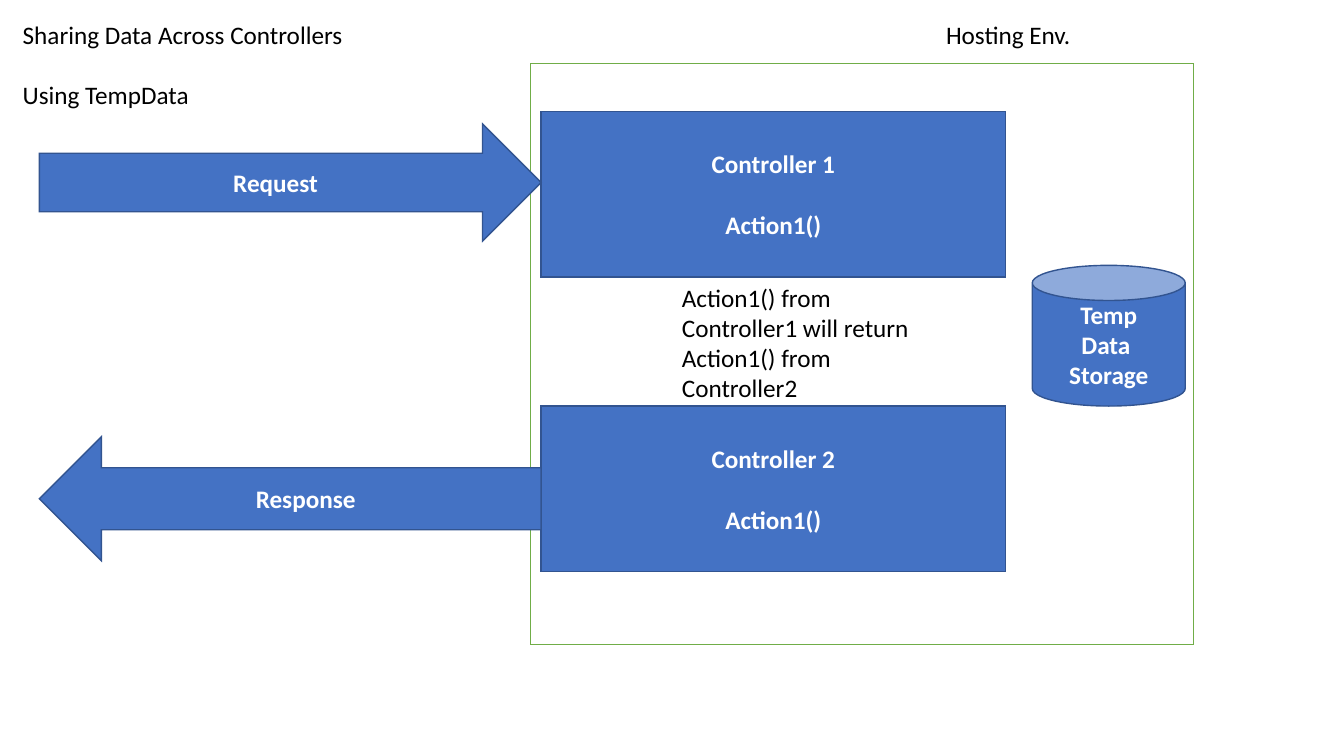
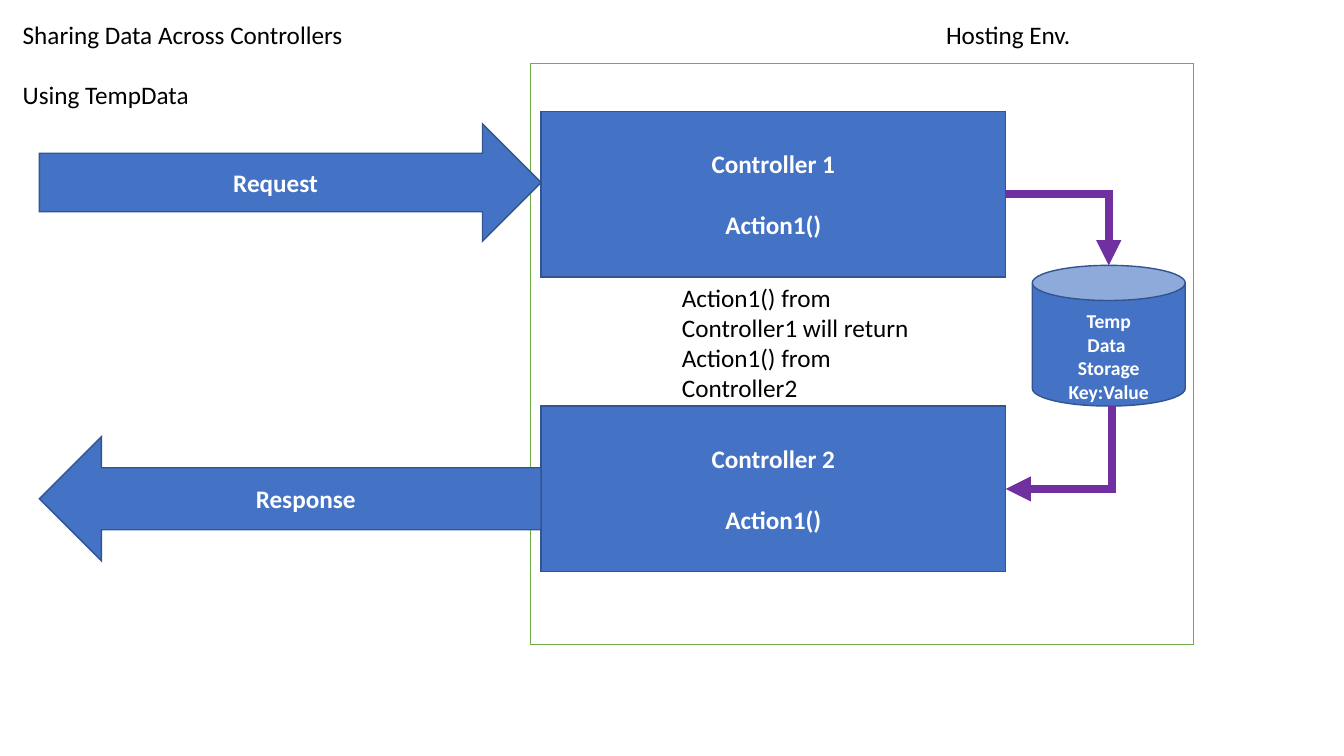
Before and after one commit to maheshsabnis/mbaspnetcore, a slide deck: slide 22 of mbaspnetcore6/MB_Training_Images.pptx. Drawn at 1344x756 pixels with LibreOffice and Linux fonts; fonts in the diff are those of the drawing. Boxes give left, top, right and bottom in pixels: in the first picture for what was removed or moved away, otherwise in the second. Text is boxed around its words. In the diff, an @@ line names an element or a change of style, - is before the commit and + after.

```diff
--- a/mbaspnetcore6/MB_Training_Images.pptx
+++ b/mbaspnetcore6/MB_Training_Images.pptx
@@ elbow arrow added from (1006, 195) to (1109, 265), #7030A0 6 pt @@
@@ text in cylinder at (1078,315,1140,379): size 18 to 14 pt in "Temp", "Data", "Storage" @@
@@ text in cylinder at (1069,385,1149,405): paragraph added @@
+Key:Value
@@ elbow arrow added from (1112, 406) to (1006, 489), #7030A0 6 pt @@
```
Also in this commit, not shown: 9 slides added, 1 other file.
